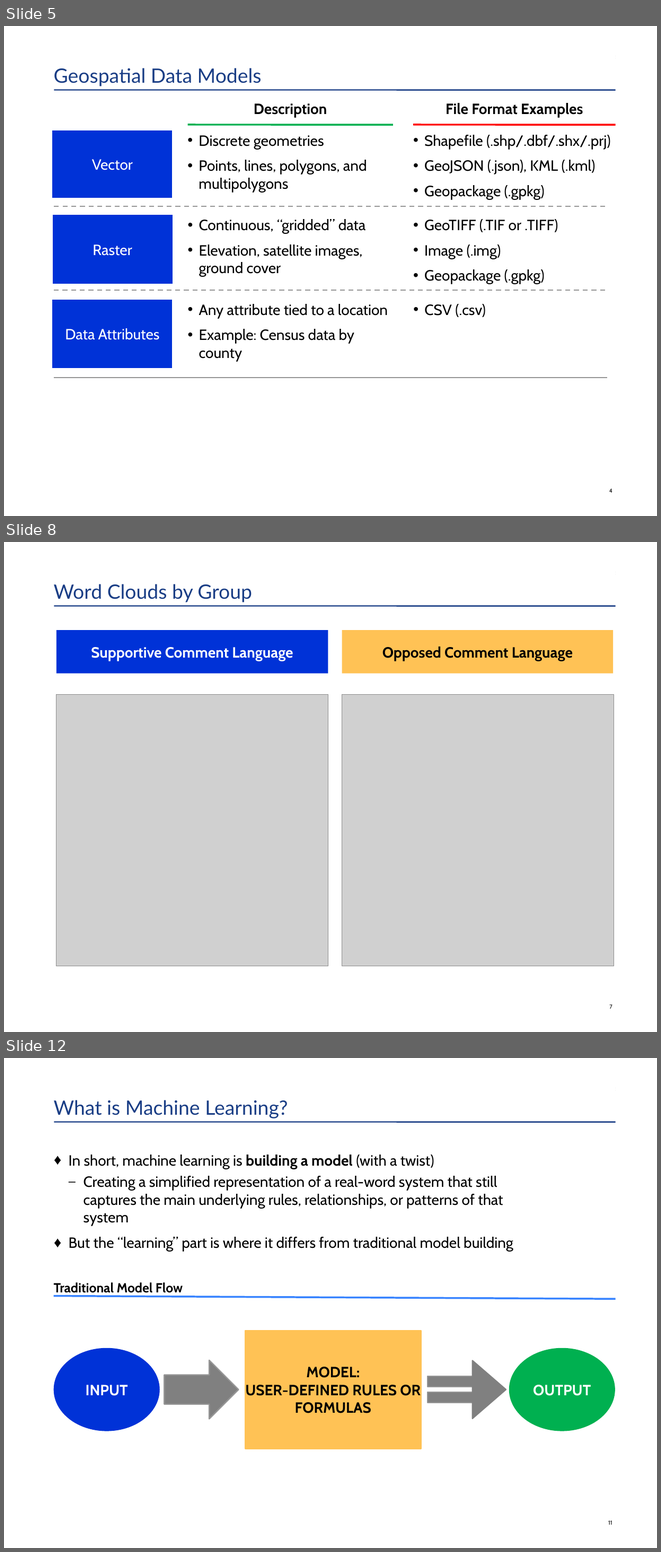
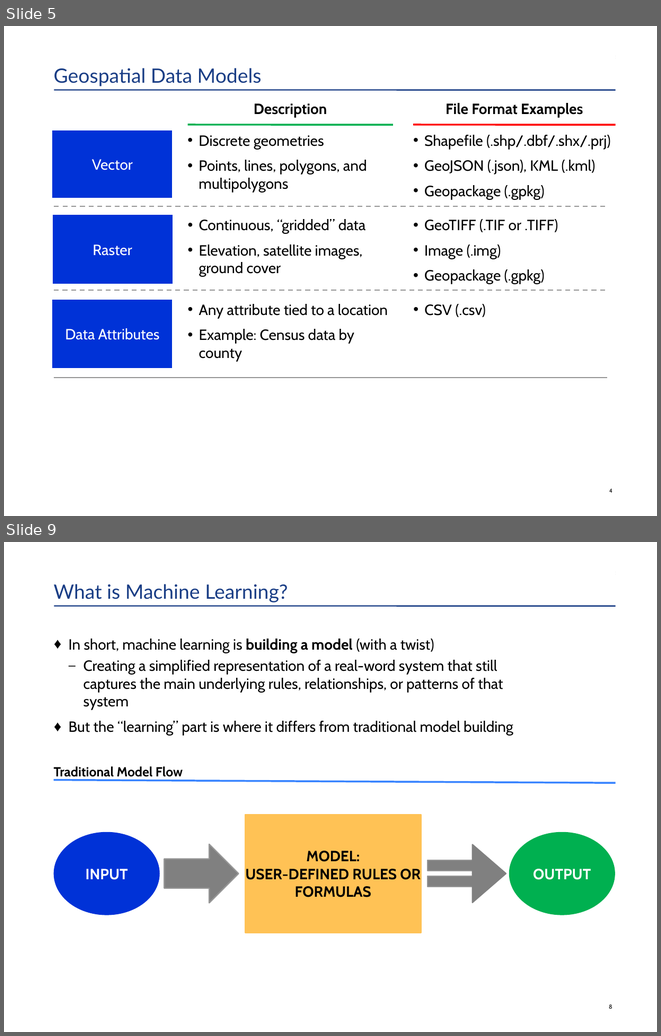
Before and after one commit to HKuz/Geospatial_Overview, a slide deck: BOS-PY_Presentation/OverviewOfUsingGeospatialDataInPython.pptx. Shown one above the other, each under a label of ours: slides 5, 8 and 12 before the commit, slides 5 and 9 after it; the slides between them are not shown. The pictures are 661x1552 and 661x1036 pixels, drawn with LibreOffice and Linux fonts; fonts in the diff are those of the drawing; grey boxes stand for pictures. Boxes give left, top, right and bottom in pixels: in the first picture for what was removed or moved away, otherwise in the second. Text is boxed around its words. In the diff, an @@ line names an element or a change of style, - is before the commit and + after.

Commit message:
feat: update presentation slides and include images

```diff
--- a/BOS-PY_Presentation/OverviewOfUsingGeospatialDataInPython.pptx
+++ b/BOS-PY_Presentation/OverviewOfUsingGeospatialDataInPython.pptx
@@ slide 8 removed at box(4, 542, 657, 1032), background #FFFFFF; not listed: 1 template element that a slide beside it also shows @@
@@ title removed at box(54, 542, 616, 603) @@
-Word Clouds by Group
@@ rectangle removed at box(56, 630, 328, 673) @@
-Supportive Comment Language
@@ rectangle removed at box(342, 630, 613, 673) @@
-Opposed Comment Language
@@ picture removed at box(56, 694, 328, 966) @@
@@ picture removed at box(342, 694, 614, 966) @@
@@ page number removed at box(609, 1004, 612, 1008) @@
-7
@@ what was slide 12 is now slide 9 @@
@@ page number at box(609, 1004, 612, 1008): text changed @@
-11
+8
```
Also in this commit, not shown: 3 slides changed, 2 slides added, 7 other slides removed, 6 other files.
